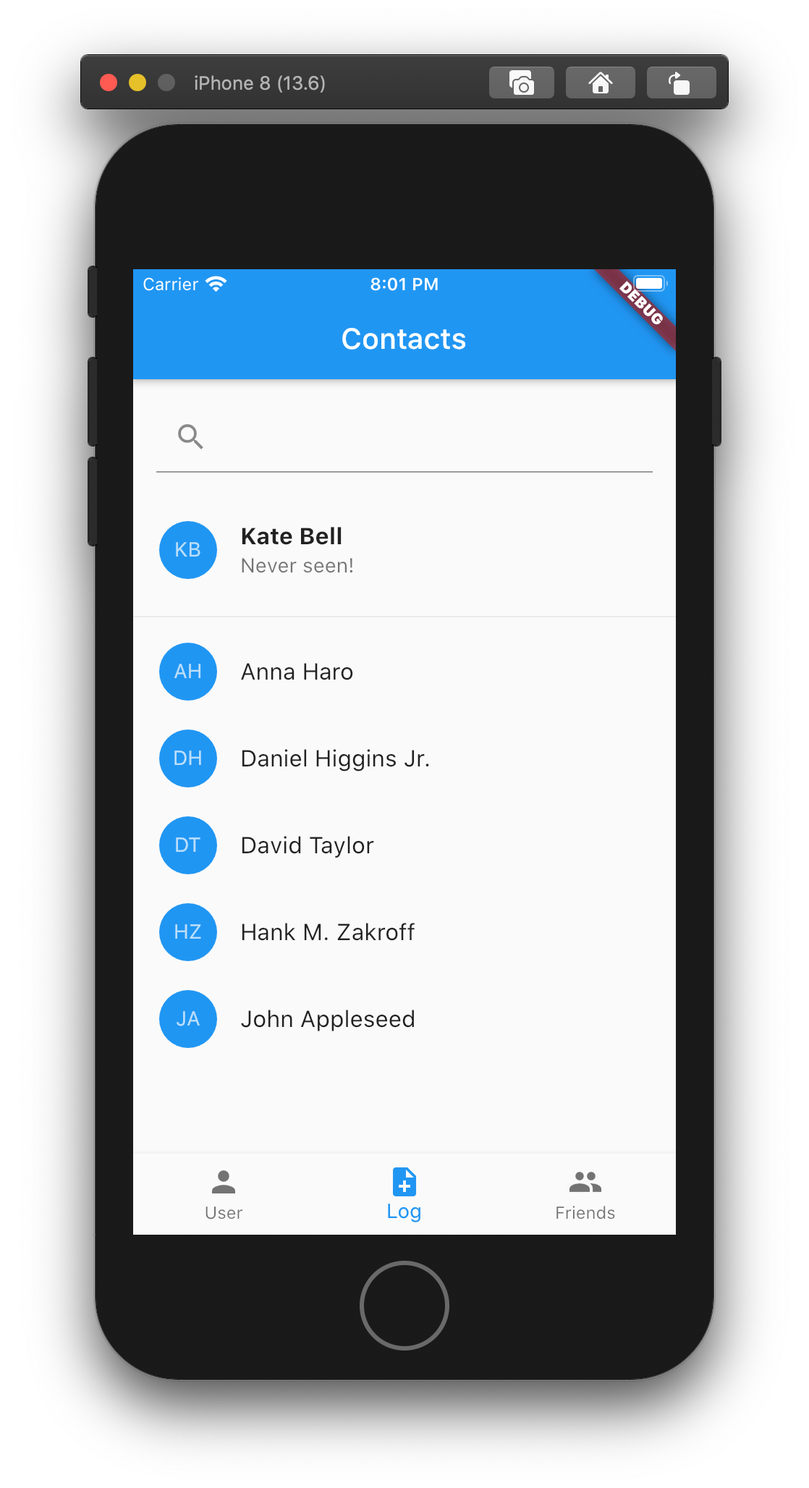
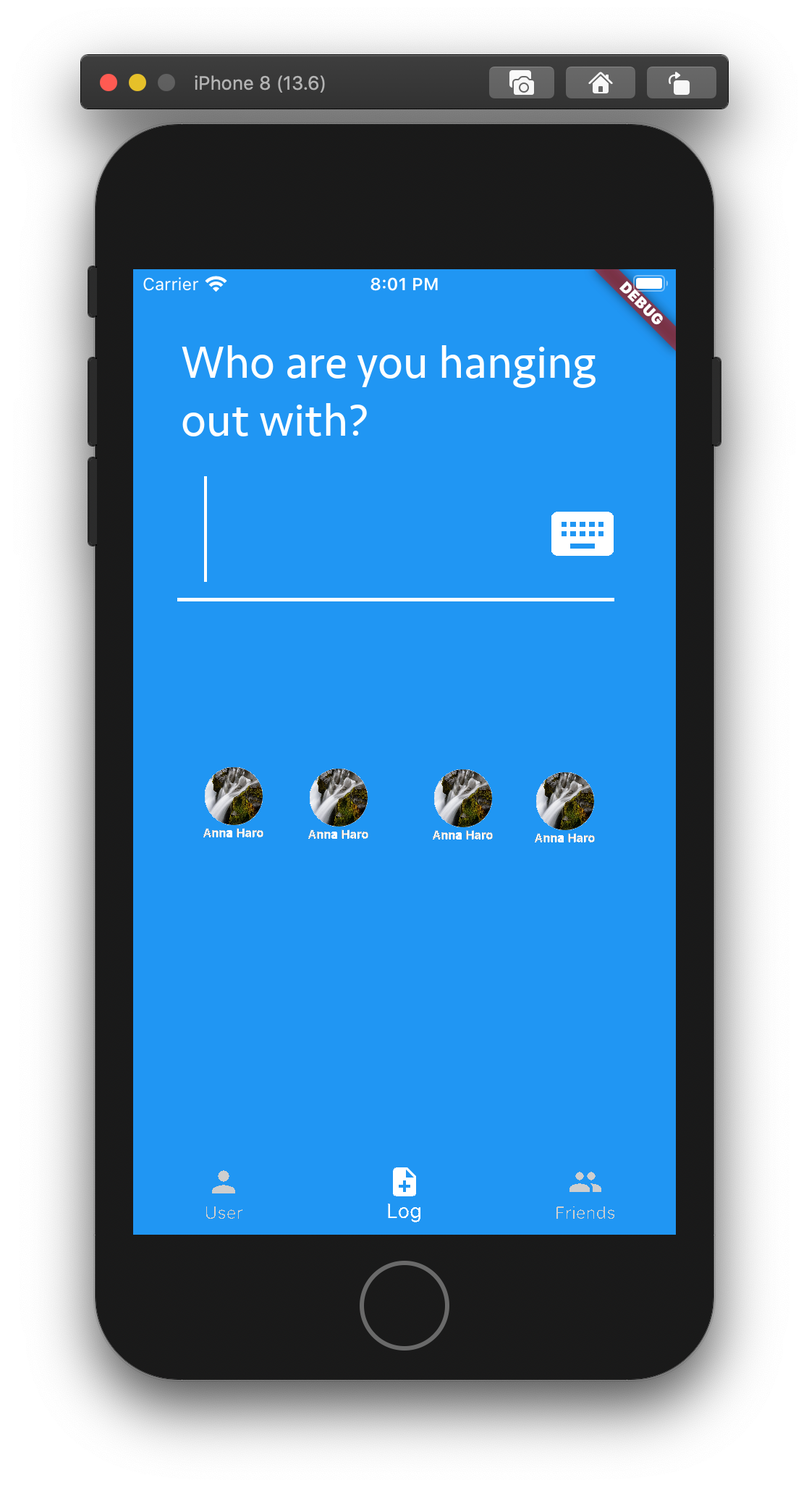
Comparing the layer stacks of the two 809 x 1488 images. Changes:
added layer "Pasted Layer #2" above "Simulator Screen Shot - iPhone SE (2nd generation) - 2020-08-24 at 11.36.52.png" over [202, 766, 595, 843]
added layer "navigation" above "Who are you hanging out with?" over [133, 1152, 676, 1235]
added layer "Who are you hanging out with?" above "keyboard" over [181, 345, 596, 437]
added layer "keyboard" above "screen" over [177, 476, 615, 602]
painted on "screen" over [133, 327, 676, 1235]
